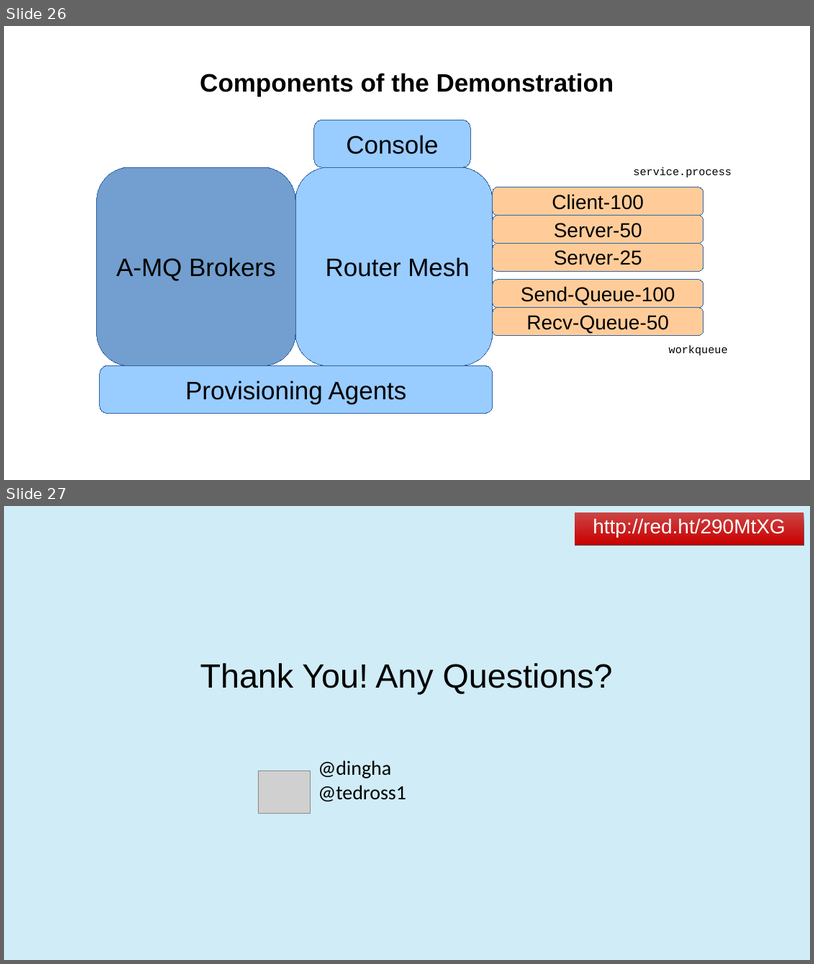
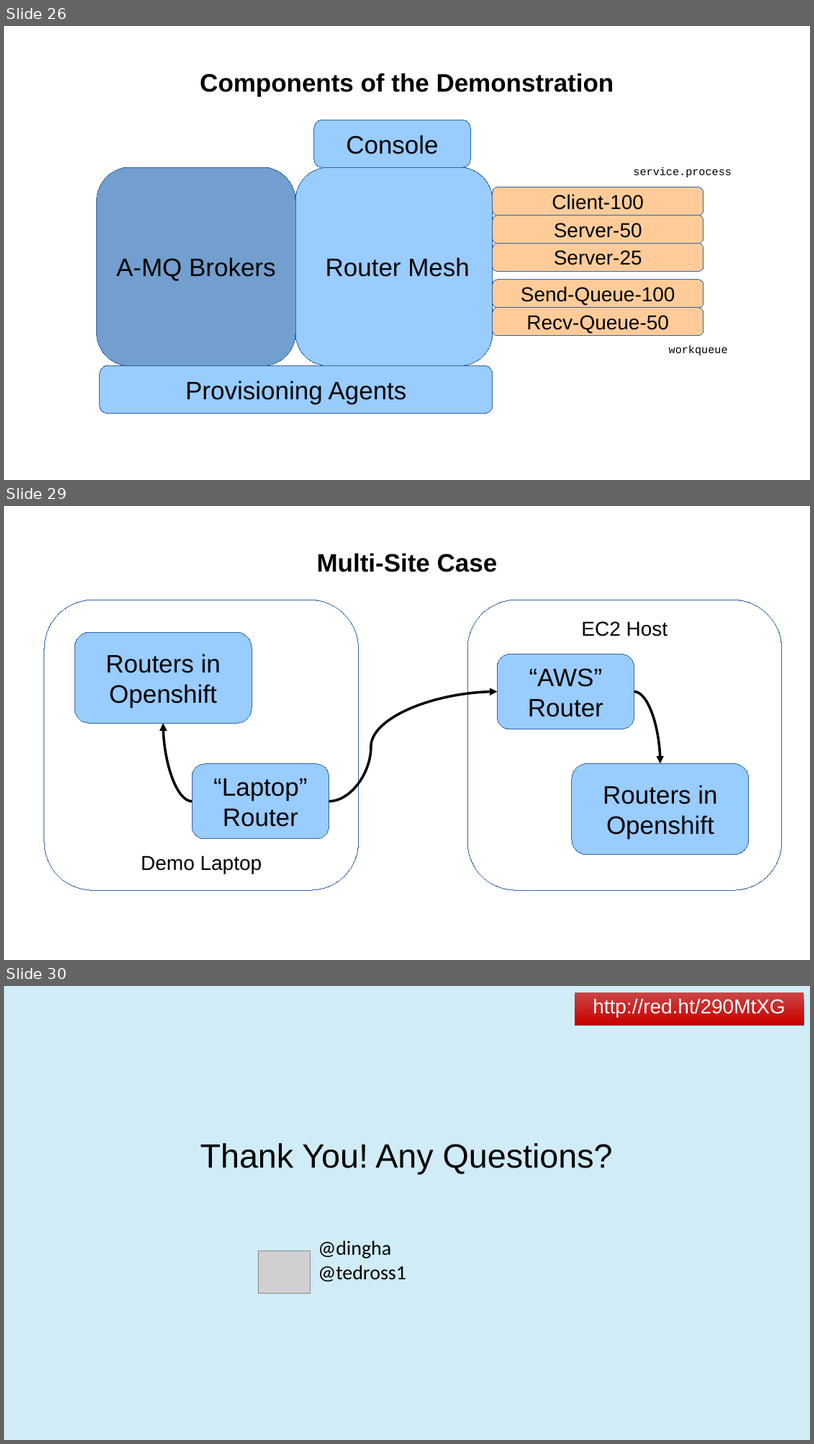
Before and after one commit to ted-ross/summit2016, a slide deck: slides/ElasticScale.odp. Shown one above the other, each under a label of ours: slides 26 and 27 before the commit, slides 26, 29 and 30 after it; the slides between them are not shown. The pictures are 814x964 and 814x1444 pixels, drawn with LibreOffice and Linux fonts; fonts in the diff are those of the drawing; grey boxes stand for pictures; background and template pictures are left out. Boxes give left, top, right and bottom in pixels: in the first picture for what was removed or moved away, otherwise in the second. Text is boxed around its words. In the diff, an @@ line names an element or a change of style, - is before the commit and + after.

```diff
--- a/slides/ElasticScale.odp
+++ b/slides/ElasticScale.odp
@@ slide 29 added at (4,506,810,960), background picture (left out) @@
@@ title added at (317,553,498,572), 60 pt, text #000000, bold @@
+Multi-Site Case
@@ rounded rectangle added at (44,600,358,890), outline #3465A4 0 pt, 48 pt, text #000000 @@
+Demo Laptop
@@ rounded rectangle added at (468,600,782,890), outline #3465A4 0 pt, 48 pt, text #000000 @@
+EC2 Host
@@ rounded rectangle added at (75,632,252,723), fill #99CCFF, outline #3465A4 0 pt, 60 pt, text #000000 @@
+Routers in
+Openshift
@@ rounded rectangle added at (497,654,635,729), fill #99CCFF, outline #3465A4 0 pt, 60 pt, text #000000 @@
+“AWS”
+Router
@@ curved arrow added from (329, 801) to (497, 691), #000000 6.01 pt @@
@@ curved arrow added from (635, 691) to (661, 763), #000000 6.01 pt @@
@@ curved arrow added from (192, 801) to (163, 723), #000000 6.01 pt @@
@@ rounded rectangle added at (192,764,329,839), fill #99CCFF, outline #3465A4 0 pt, 60 pt, text #000000 @@
+“Laptop”
+Router
@@ rounded rectangle added at (572,763,749,854), fill #99CCFF, outline #3465A4 0 pt, 60 pt, text #000000 @@
+Routers in
+Openshift
@@ what was slide 27 is now slide 30 @@
```
Also in this commit, not shown: 1 slide changed, 2 other slides added.
